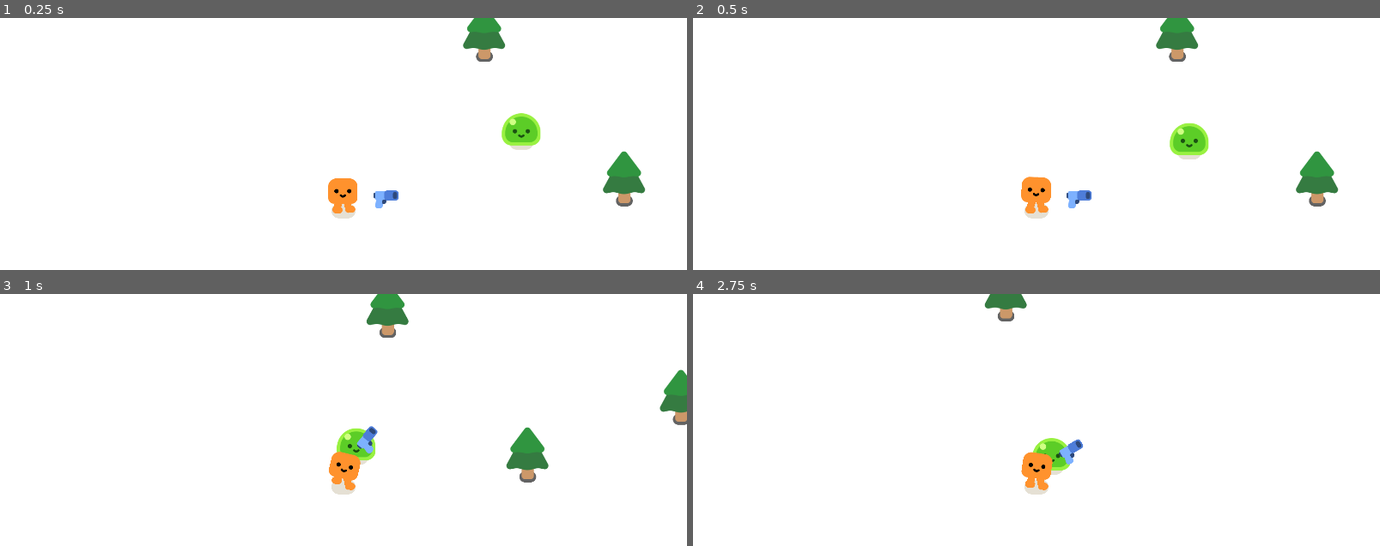
Above: before the commit, frames 1-4 (two rows, left to right).
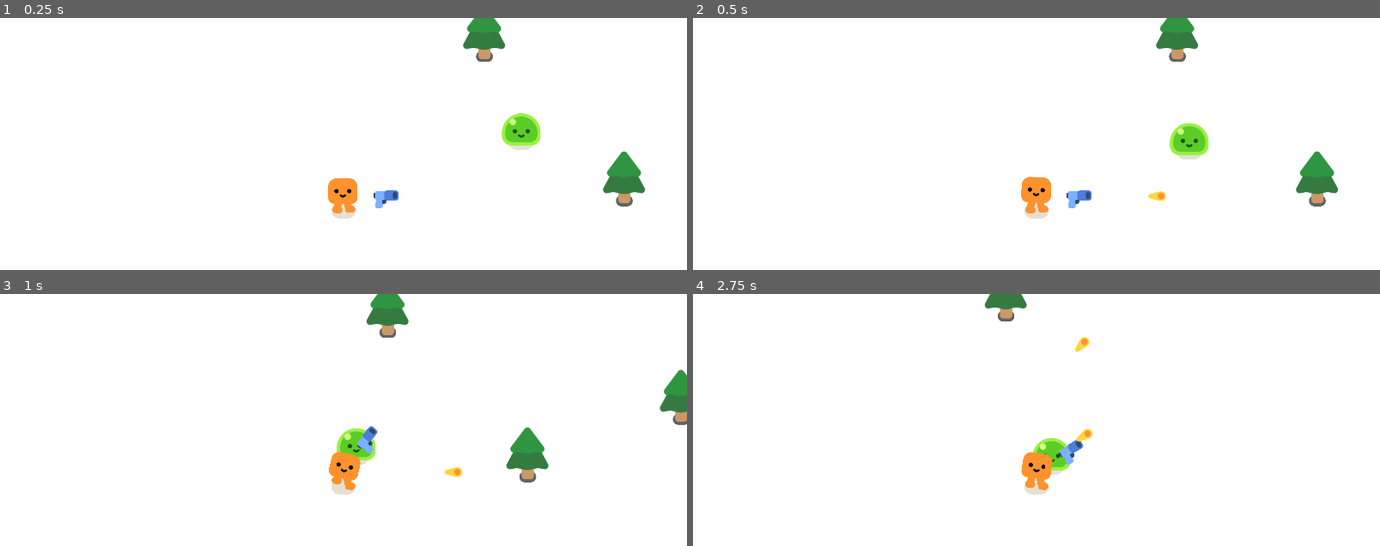
Above: after the commit, the same moments.

Repository: Nicholas-Abell/godot_practice
Game: Godot game, scene res://main_scene.tscn
Same seed, same stepped clock (60 frames per second), same inputs: the game is played once before the commit and once after it.
Inputs:
- Up to frame 1 (0.25 s): no input
- Up to frame 2 (0.5 s): no input
- Up to frame 3 (1 s): hold D (move_right) from 0.53 s (still down)
- Up to frame 4 (2.75 s): release D (move_right) at 1.28 s; hold S (move_down) 1.28-2.03 s; hold D (move_right) from 2.03 s (still down)

Frame 1 is identical in both runs. In frame 2, less than 0.1% of the frame differs, in the area x 66-69%, y 68-73%; in frame 3, less than 0.1%; in frame 4, 0.2%, in the area x 55-59%, y 17-59%.

Commit message:
bullet spawn on timer

Diff:
--- a/pistol/bullet.tscn
+++ b/pistol/bullet.tscn
@@ -7,6 +7,7 @@
 radius = 13.0384
 
 [node name="Bullet" type="Area2D"]
+top_level = true
 collision_layer = 0
 collision_mask = 3
 script = ExtResource("1_2i7ju")
--- a/pistol/gun.gd
+++ b/pistol/gun.gd
@@ -5,3 +5,14 @@
 	if enemies_in_range.size() > 0:
 		var target_enemy = enemies_in_range.front()
 		look_at(target_enemy.global_position)
+
+func _shoot():
+	const BULLET = preload("res://pistol/bullet.tscn")
+	var new_bullet = BULLET.instantiate()
+	new_bullet.global_position = %BulletSpawn.global_position
+	new_bullet.global_rotation = %BulletSpawn.global_rotation
+	%BulletSpawn.add_child(new_bullet)
+
+
+func _on_timer_timeout():
+	_shoot()
--- a/pistol/gun.tscn
+++ b/pistol/gun.tscn
@@ -21,4 +21,11 @@
 texture = ExtResource("1_ko6ph")
 
 [node name="BulletSpawn" type="Marker2D" parent="WeaponPivot/Pistol"]
+unique_name_in_owner = true
 position = Vector2(35, -10)
+
+[node name="Timer" type="Timer" parent="."]
+wait_time = 0.3
+autostart = true
+
+[connection signal="timeout" from="Timer" to="." method="_on_timer_timeout"]
